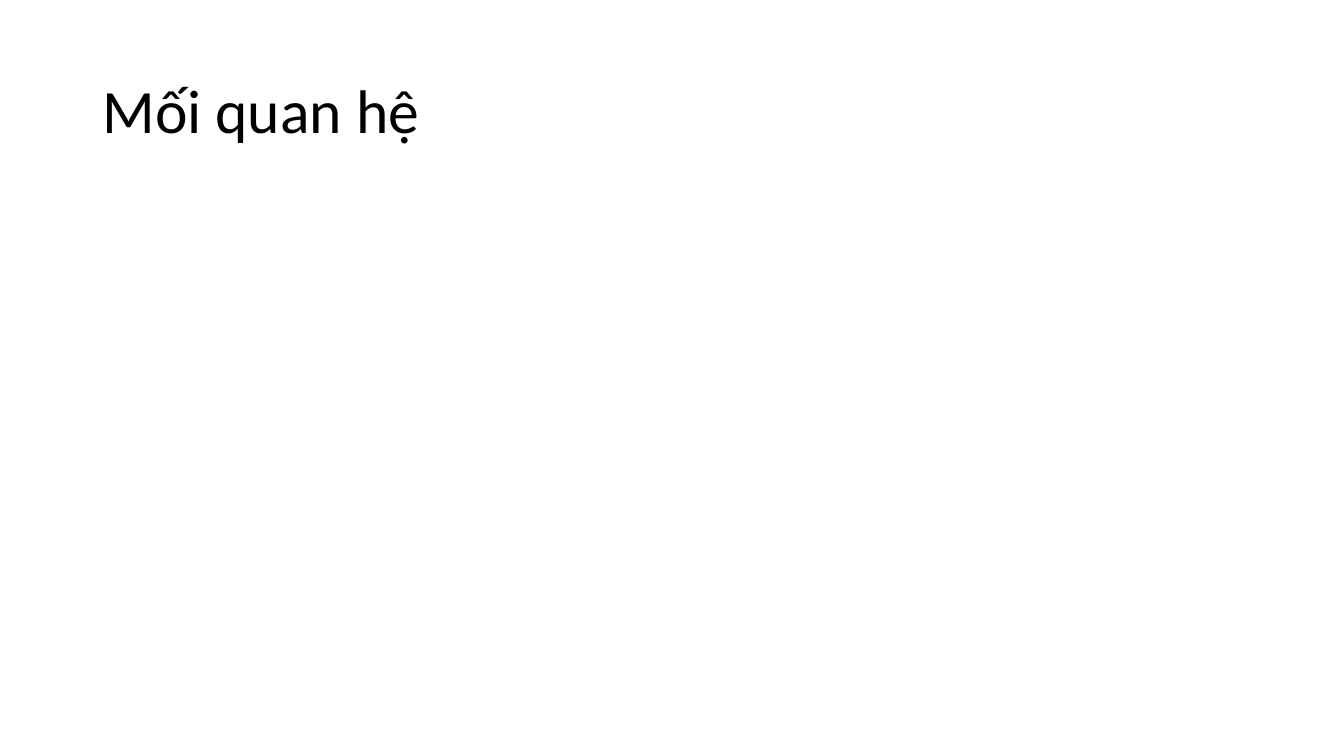
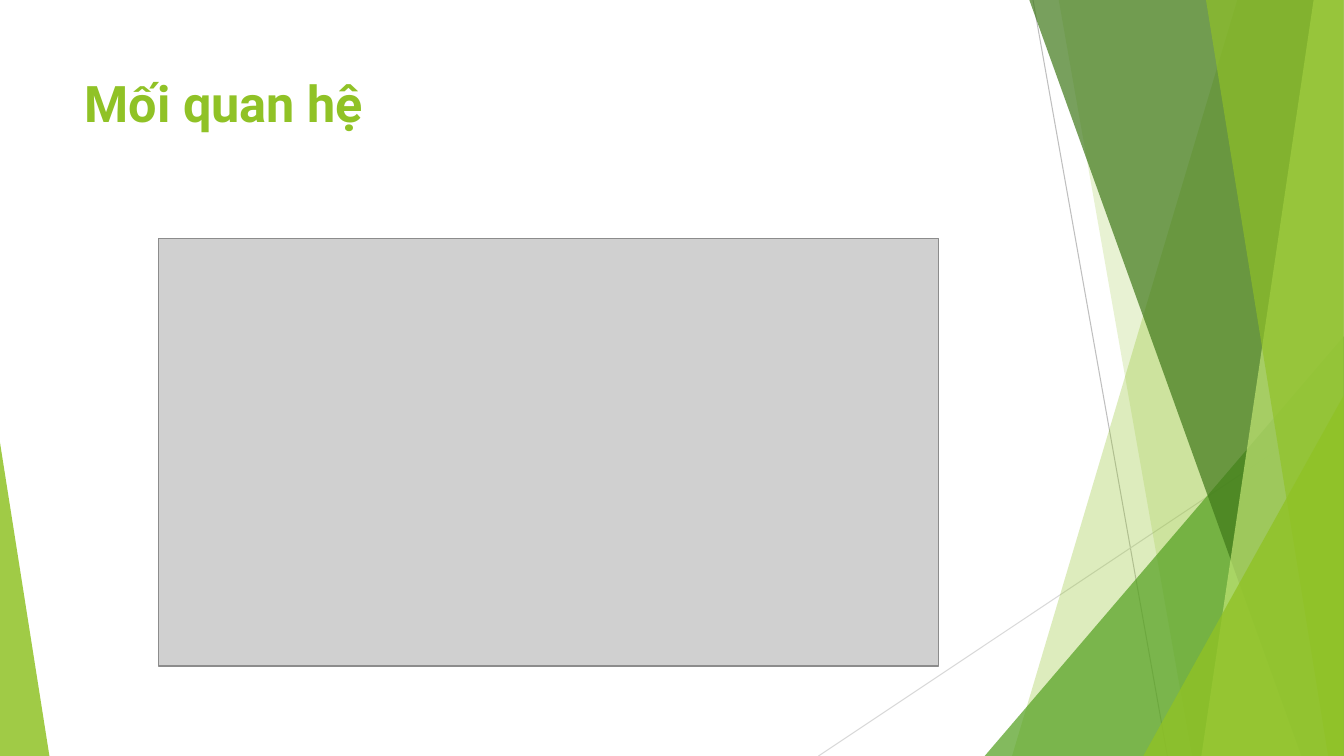
Before and after one commit to ChrisJamison/design_pattern, a slide deck: slide 8 of Báo cáo cuối kỳ/1. Abstract Fatory/Slide.pptx (slide 7 before the commit). Drawn at 1344x756 pixels with LibreOffice and Linux fonts; fonts in the diff are those of the drawing; grey boxes stand for pictures. Boxes give left, top, right and bottom in pixels: in the first picture for what was removed or moved away, otherwise in the second. Text is boxed around its words. In the diff, an @@ line names an element or a change of style, - is before the commit and + after.

```diff
--- a/Báo cáo cuối kỳ/1. Abstract Fatory/Slide.pptx
+++ b/Báo cáo cuối kỳ/1. Abstract Fatory/Slide.pptx
@@ title "Mối quan hệ": place and size @@
-title "Mối quan hệ" at <box>102,86,419,144</box>
+title "Mối quan hệ" at <box>85,82,363,133</box>
@@ title "Mối quan hệ" at <box>85,82,363,133</box>: size 44 to 36 pt, font Calibri to Roboto, text colour #000000 to #90C226, bold on; line spacing 0.9 to 1; vertical alignment middle to top @@
@@ picture added at <box>158,238,939,665</box> @@
@@ group added at <box>0,0,1344,756</box>: 5 freeform shapes, 3 triangles, 2 lines @@
```
Also in this commit, not shown: 7 other slides changed, 5 slides added, 3 slides removed, 1 other file.
